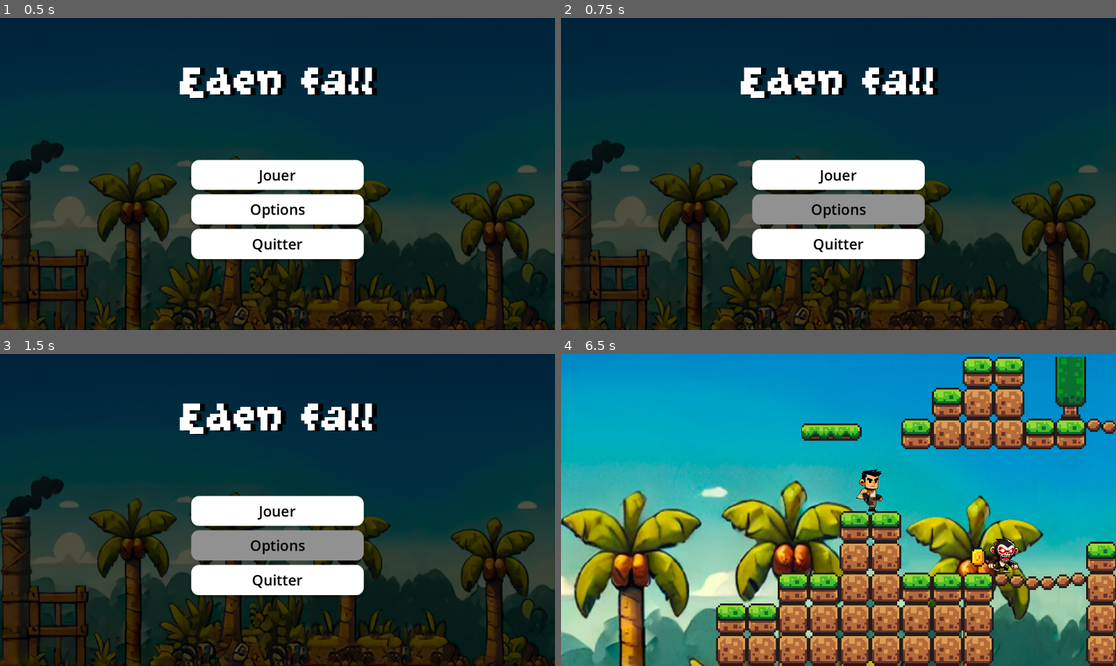
Above: before the commit, frames 1-4 (two rows, left to right).
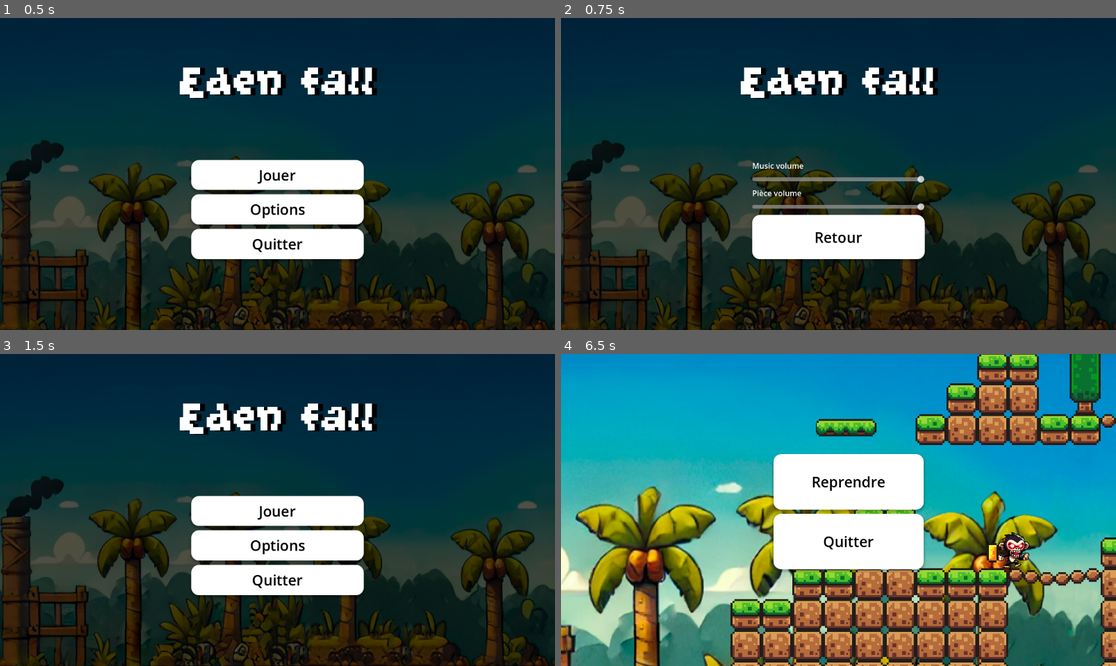
Above: after the commit, the same moments.

Repository: ludovic-rgb/game-jam
Game: Godot game, scene res://scenes/menu.tscn
Two runs of this game, one before a commit and one after it. Both use one fixed random seed, a clock stepped at 60 frames per second and the inputs below. This scene is started directly instead of the project's main scene.
Inputs:
- Up to frame 1 (0.5 s): no input
- Up to frame 2 (0.75 s): click "Options" at 0.5 s
- Up to frame 3 (1.5 s): click "Options" (after the commit: "Retour") at 1.25 s
- Up to frame 4 (6.5 s): click "Jouer" at 2 s; hold Right (move_right) 2.78-4.28 s; tap Space (jump) at 3.02, 3.77, 5.27, 6.02 s; hold A (move_left) 4.28-5.03 s; hold Right (move_right) from 5.03 s (still down); tap Escape (pause, bound only after the commit) at 6.4 s

Frame 1 is identical in both runs. In frame 2, 6.8% of the frame differs, in the area x 34-66%, y 45-76%; in frame 3, 2.9%; in frame 4, 51%, in the area x 0-100%, y 0-100%.

Commit message:
menu

Diff:
--- a/game-jam/project.godot
+++ b/game-jam/project.godot
@@ -34,6 +34,11 @@
 , Object(InputEventKey,"resource_local_to_scene":false,"resource_name":"","device":-1,"window_id":0,"alt_pressed":false …(186 unchanged characters)…
 ]
 }
+pause={
+"deadzone": 0.5,
+"events": [Object(InputEventKey,"resource_local_to_scene":false,"resource_name":"","device":-1,"window_id":0,"alt_pressed":false,"shift_pressed":false,"ctrl_pressed":false,"meta_pressed":false,"pressed":false,"keycode":0,"physical_keycode":4194305,"key_label":0,"unicode":0,"location":0,"echo":false,"script":null)
+]
+}
 
 [rendering]
 
--- /dev/null
+++ b/game-jam/scenes/SuiteOption.tscn
@@ -0,0 +1,119 @@
+[gd_scene load_steps=9 format=3 uid="uid://cpjpcwuatttsf"]
+
+[ext_resource type="Script" path="res://scripts/suite_option.gd" id="1_3guwn"]
+[ext_resource type="Texture2D" uid="uid://b0n7ba7itxo3h" path="res://assets/sprites/fond-junglemenu.png" id="1_q3ken"]
+[ext_resource type="PackedScene" uid="uid://d3nqabw8rwe8s" path="res://scenes/h_slider.tscn" id="2_go1fk"]
+[ext_resource type="FontFile" uid="uid://bknqappfb3jkf" path="res://assets/fonts/GrapeSoda.ttf" id="3_ojbrv"]
+
+[sub_resource type="StyleBoxTexture" id="StyleBoxTexture_p6k5i"]
+texture = ExtResource("1_q3ken")
+modulate_color = Color(0.310617, 0.310617, 0.310617, 1)
+
+[sub_resource type="StyleBoxEmpty" id="StyleBoxEmpty_gepk7"]
+
+[sub_resource type="StyleBoxFlat" id="StyleBoxFlat_7diim"]
+bg_color = Color(0.568973, 0.568973, 0.568973, 1)
+corner_radius_top_left = 16
+corner_radius_top_right = 16
+corner_radius_bottom_right = 16
+corner_radius_bottom_left = 16
+
+[sub_resource type="StyleBoxFlat" id="StyleBoxFlat_1bnqw"]
+bg_color = Color(1, 1, 1, 1)
+corner_radius_top_left = 16
+corner_radius_top_right = 16
+corner_radius_bottom_right = 16
+corner_radius_bottom_left = 16
+shadow_color = Color(0, 0, 0, 0.203922)
+shadow_size = 5
+shadow_offset = Vector2(0, 3.41)
+
+[node name="menu" type="Control"]
+layout_mode = 3
+anchors_preset = 15
+anchor_right = 1.0
+anchor_bottom = 1.0
+grow_horizontal = 2
+grow_vertical = 2
+script = ExtResource("1_3guwn")
+
+[node name="Panel" type="Panel" parent="."]
+layout_mode = 1
+anchors_preset = 15
+anchor_right = 1.0
+anchor_bottom = 1.0
+grow_horizontal = 2
+grow_vertical = 2
+theme_override_styles/panel = SubResource("StyleBoxTexture_p6k5i")
+
+[node name="VBoxContainer" type="VBoxContainer" parent="."]
+layout_mode = 1
+anchors_preset = 8
+anchor_left = 0.5
+anchor_top = 0.5
+anchor_right = 0.5
+anchor_bottom = 0.5
+offset_left = -179.0
+offset_top = -29.0
+offset_right = 179.0
+offset_bottom = 177.0
+grow_horizontal = 2
+grow_vertical = 2
+theme_override_constants/separation = 9
+
+[node name="Label" type="Label" parent="VBoxContainer"]
+layout_mode = 2
+text = "Music volume"
+
+[node name="HSlider" parent="VBoxContainer" instance=ExtResource("2_go1fk")]
+layout_mode = 2
+bus_name = "Music"
+
+[node name="Label2" type="Label" parent="VBoxContainer"]
+layout_mode = 2
+text = "Pièce volume"
+
+[node name="HSlider2" parent="VBoxContainer" instance=ExtResource("2_go1fk")]
+layout_mode = 2
+bus_name = "piece"
+
+[node name="Button2" type="Button" parent="VBoxContainer"]
+layout_mode = 2
+size_flags_vertical = 3
+theme_override_colors/font_hover_color = Color(0, 0, 0, 1)
+theme_override_colors/font_pressed_color = Color(0, 0, 0, 1)
+theme_override_colors/font_focus_color = Color(0, 0, 0, 1)
+theme_override_colors/font_color = Color(0, 0, 0, 1)
+theme_override_font_sizes/font_size = 30
+theme_override_styles/focus = SubResource("StyleBoxEmpty_gepk7")
+theme_override_styles/hover = SubResource("StyleBoxFlat_7diim")
+theme_override_styles/pressed = SubResource("StyleBoxFlat_7diim")
+theme_override_styles/normal = SubResource("StyleBoxFlat_1bnqw")
+text = "Retour"
+
+[node name="Label" type="Label" parent="."]
+layout_mode = 1
+anchors_preset = 8
+anchor_left = 0.5
+anchor_top = 0.5
+anchor_right = 0.5
+anchor_bottom = 0.5
+offset_left = -179.0
+offset_top = -243.0
+offset_right = 179.0
+offset_bottom = -144.0
+grow_horizontal = 2
+grow_vertical = 2
+theme_override_colors/font_shadow_color = Color(0, 0, 0, 1)
+theme_override_constants/shadow_offset_x = 10
+theme_override_fonts/font = ExtResource("3_ojbrv")
+theme_override_font_sizes/font_size = 112
+text = "Eden fall"
+horizontal_alignment = 1
+vertical_alignment = 1
+
+[node name="music" type="AudioStreamPlayer2D" parent="."]
+
+[node name="piece" type="AudioStreamPlayer2D" parent="."]
+
+[connection signal="pressed" from="VBoxContainer/Button2" to="." method="_on_button_2_pressed"]
--- a/game-jam/scenes/game.tscn
+++ b/game-jam/scenes/game.tscn
@@ -8,6 +8,7 @@
 [ext_resource type="PackedScene" uid="uid://yad4dvhj6j4d" path="res://scenes/coin.tscn" id="4_8adqi"]
 [ext_resource type="PackedScene" uid="uid://ccm0jbpts3oct" path="res://scenes/killzone.tscn" id="5_salus"]
 [ext_resource type="PackedScene" uid="uid://bkmixxjyya2xr" path="res://scenes/singe.tscn" id="7_e1xch"]
+[ext_resource type="PackedScene" uid="uid://44qduockcuko" path="res://scenes/pause_menu.tscn" id="9_hboum"]
 
 [sub_resource type="TileSetAtlasSource" id="TileSetAtlasSource_laeba"]
 texture = ExtResource("2_4cjrr")
@@ -216,6 +217,16 @@
 unique_name_in_owner = true
 script = ExtResource("1_th2i6")
 
+[node name="CanvasLayer" type="CanvasLayer" parent="GameManager"]
+
+[node name="PauseMenu" parent="GameManager/CanvasLayer" instance=ExtResource("9_hboum")]
+visible = false
+self_modulate = Color(0.89059, 0.89059, 0.89059, 1)
+offset_left = 21.0
+offset_top = 3.0
+offset_right = 21.0
+offset_bottom = 3.0
+
 [node name="Fond-jungle" type="Sprite2D" parent="."]
 position = Vector2(122, 20)
 scale = Vector2(0.239815, 0.239815)
--- /dev/null
+++ b/game-jam/scenes/h_slider.tscn
@@ -0,0 +1,10 @@
+[gd_scene load_steps=2 format=3 uid="uid://d3nqabw8rwe8s"]
+
+[ext_resource type="Script" path="res://scripts/reglage_volume.gd" id="1_5cy06"]
+
+[node name="HSlider" type="HSlider"]
+offset_right = 23.0
+offset_bottom = 18.0
+max_value = 1.0
+step = 0.01
+script = ExtResource("1_5cy06")
--- /dev/null
+++ b/game-jam/scenes/pause_menu.tscn
@@ -0,0 +1,90 @@
+[gd_scene load_steps=6 format=3 uid="uid://44qduockcuko"]
+
+[ext_resource type="Script" path="res://scripts/pause_menu.gd" id="1_8o304"]
+
+[sub_resource type="StyleBoxEmpty" id="StyleBoxEmpty_75re1"]
+
+[sub_resource type="StyleBoxFlat" id="StyleBoxFlat_gwrpi"]
+bg_color = Color(0.568973, 0.568973, 0.568973, 1)
+corner_radius_top_left = 16
+corner_radius_top_right = 16
+corner_radius_bottom_right = 16
+corner_radius_bottom_left = 16
+
+[sub_resource type="StyleBoxFlat" id="StyleBoxFlat_hfqio"]
+bg_color = Color(1, 1, 1, 1)
+corner_radius_top_left = 16
+corner_radius_top_right = 16
+corner_radius_bottom_right = 16
+corner_radius_bottom_left = 16
+shadow_color = Color(0, 0, 0, 0.203922)
+shadow_size = 5
+shadow_offset = Vector2(0, 3.41)
+
+[sub_resource type="StyleBoxFlat" id="StyleBoxFlat_1ak2j"]
+bg_color = Color(0.568627, 0.568627, 0.568627, 1)
+corner_radius_top_left = 16
+corner_radius_top_right = 16
+corner_radius_bottom_right = 16
+corner_radius_bottom_left = 16
+
+[node name="PauseMenu" type="Control"]
+layout_mode = 3
+anchors_preset = 8
+anchor_left = 0.5
+anchor_top = 0.5
+anchor_right = 0.5
+anchor_bottom = 0.5
+grow_horizontal = 2
+grow_vertical = 2
+script = ExtResource("1_8o304")
+
+[node name="MarginContainer" type="MarginContainer" parent="."]
+layout_mode = 1
+anchors_preset = 8
+anchor_left = 0.5
+anchor_top = 0.5
+anchor_right = 0.5
+anchor_bottom = 0.5
+offset_left = -156.0
+offset_top = -119.5
+offset_right = 156.0
+offset_bottom = 119.5
+grow_horizontal = 2
+grow_vertical = 2
+
+[node name="VBoxContainer2" type="VBoxContainer" parent="MarginContainer"]
+layout_mode = 2
+theme_override_constants/separation = 9
+
+[node name="Button" type="Button" parent="MarginContainer/VBoxContainer2"]
+layout_mode = 2
+size_flags_vertical = 3
+theme_override_colors/font_hover_color = Color(0, 0, 0, 1)
+theme_override_colors/font_pressed_color = Color(0, 0, 0, 1)
+theme_override_colors/font_focus_color = Color(0, 0, 0, 1)
+theme_override_colors/font_color = Color(0, 0, 0, 1)
+theme_override_font_sizes/font_size = 30
+theme_override_styles/focus = SubResource("StyleBoxEmpty_75re1")
+theme_override_styles/hover = SubResource("StyleBoxFlat_gwrpi")
+theme_override_styles/pressed = SubResource("StyleBoxFlat_gwrpi")
+theme_override_styles/normal = SubResource("StyleBoxFlat_hfqio")
+text = "Reprendre"
+
+[node name="Button3" type="Button" parent="MarginContainer/VBoxContainer2"]
+layout_mode = 2
+size_flags_vertical = 3
+theme_override_colors/font_hover_color = Color(0, 0, 0, 1)
+theme_override_colors/font_pressed_color = Color(0, 0, 0, 1)
+theme_override_colors/font_focus_color = Color(0, 0, 0, 1)
+theme_override_colors/font_color = Color(0, 0, 0, 1)
+theme_override_font_sizes/font_size = 30
+theme_override_styles/focus = SubResource("StyleBoxEmpty_75re1")
+theme_override_styles/hover = SubResource("StyleBoxFlat_1ak2j")
+theme_override_styles/pressed = SubResource("StyleBoxFlat_gwrpi")
+theme_override_styles/normal = SubResource("StyleBoxFlat_hfqio")
+text = "Quitter
+"
+
+[connection signal="pressed" from="MarginContainer/VBoxContainer2/Button" to="." method="_on_reprendre_pressed"]
+[connection signal="pressed" from="MarginContainer/VBoxContainer2/Button3" to="." method="_on_button_3_pressed"]
--- a/game-jam/scripts/game_manager.gd
+++ b/game-jam/scripts/game_manager.gd
@@ -1,7 +1,25 @@
 extends Node
+
 
 var score = 0
 
 func add_point():
 	score += 1
 	print(score)
+
+@onready var pause_menu = $CanvasLayer/PauseMenu
+var paused = false
+
+func _process(delta) :
+	if Input.is_action_just_pressed("pause"):
+		pauseMenu()
+
+func pauseMenu():
+	if paused:
+		pause_menu.hide()
+		Engine.time_scale = 1
+	else:
+		pause_menu.show()
+		Engine.time_scale = 0
+
+	paused = !paused
--- a/game-jam/scripts/menu.gd
+++ b/game-jam/scripts/menu.gd
@@ -16,7 +16,7 @@
 
 
 func _on_options_pressed() :
-	print("Acceder aux Options")
+	get_tree().change_scene_to_file("res://scenes/SuiteOption.tscn")
 
 
 func _on_Quitter_pressed():
--- /dev/null
+++ b/game-jam/scripts/pause_menu.gd
@@ -0,0 +1,15 @@
+extends Control
+
+@onready var game_manager = $"../../"
+
+
+
+func _on_reprendre_pressed() :
+	game_manager.pauseMenu()
+
+
+
+
+
+func _on_button_3_pressed() :
+	get_tree().quit()
--- /dev/null
+++ b/game-jam/scripts/reglage_volume.gd
@@ -0,0 +1,22 @@
+extends HSlider
+
+
+@export
+var bus_name : String
+
+var bus_index : int
+
+func _ready() :
+	bus_index = AudioServer.get_bus_index(bus_name)
+	value_changed.connect(_on_value_changed);
+
+	value = db_to_linear(
+		AudioServer.get_bus_volume_db(bus_index)
+	)
+
+
+func _on_value_changed(value: float) -> void:
+	AudioServer.set_bus_volume_db(
+		bus_index,
+		linear_to_db(value)
+	)
--- /dev/null
+++ b/game-jam/scripts/suite_option.gd
@@ -0,0 +1,8 @@
+extends Control
+
+
+
+
+
+func _on_button_2_pressed() :
+	get_tree().change_scene_to_file("res://scenes/menu.tscn")
Not shown, changed: game-jam/assets/fonts/GrapeSoda.ttf.import
Not shown, added: game-jam/assets/sprites/fond-junglemenu.png.import
Not shown: 1 places in game-jam/scenes/game.tscn that only renumber resources
Not shown: 1 places in game-jam/scenes/menu.tscn that only renumber resources
Not shown, removed: game-jam/scenes/menA105.tmp
